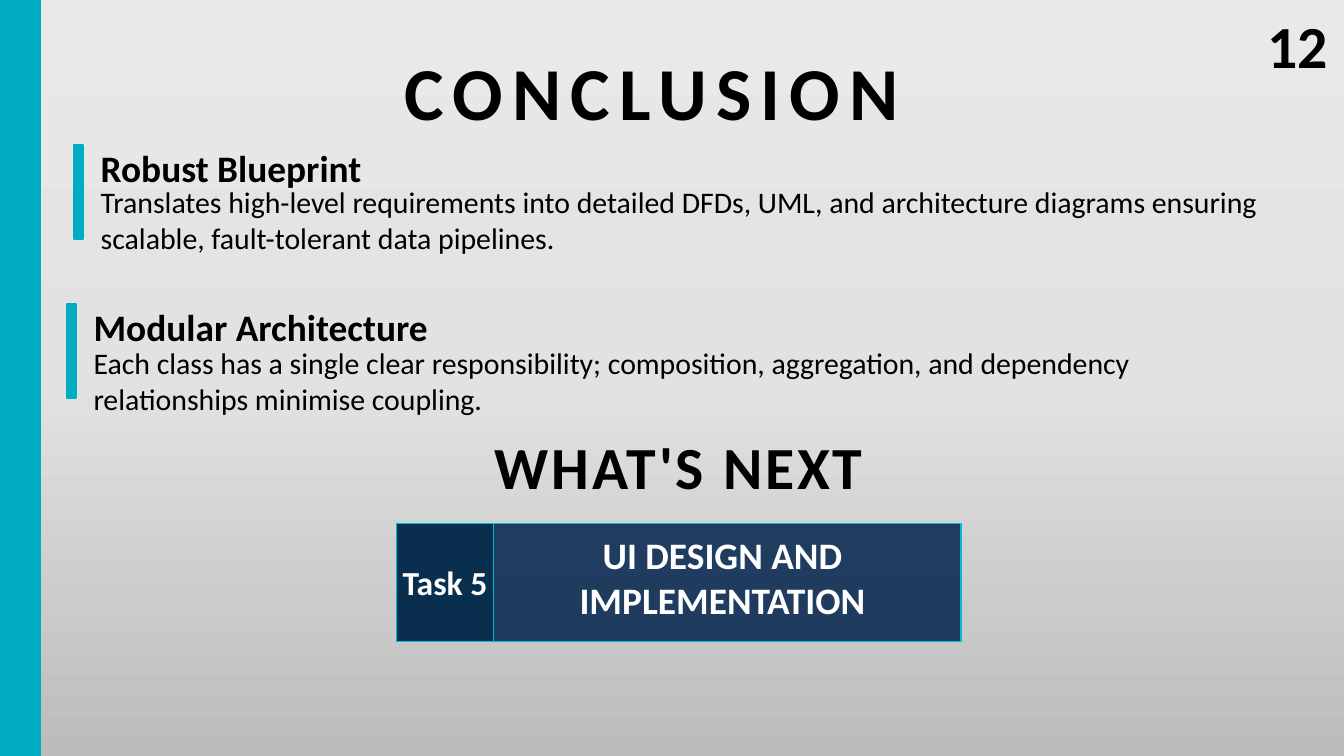
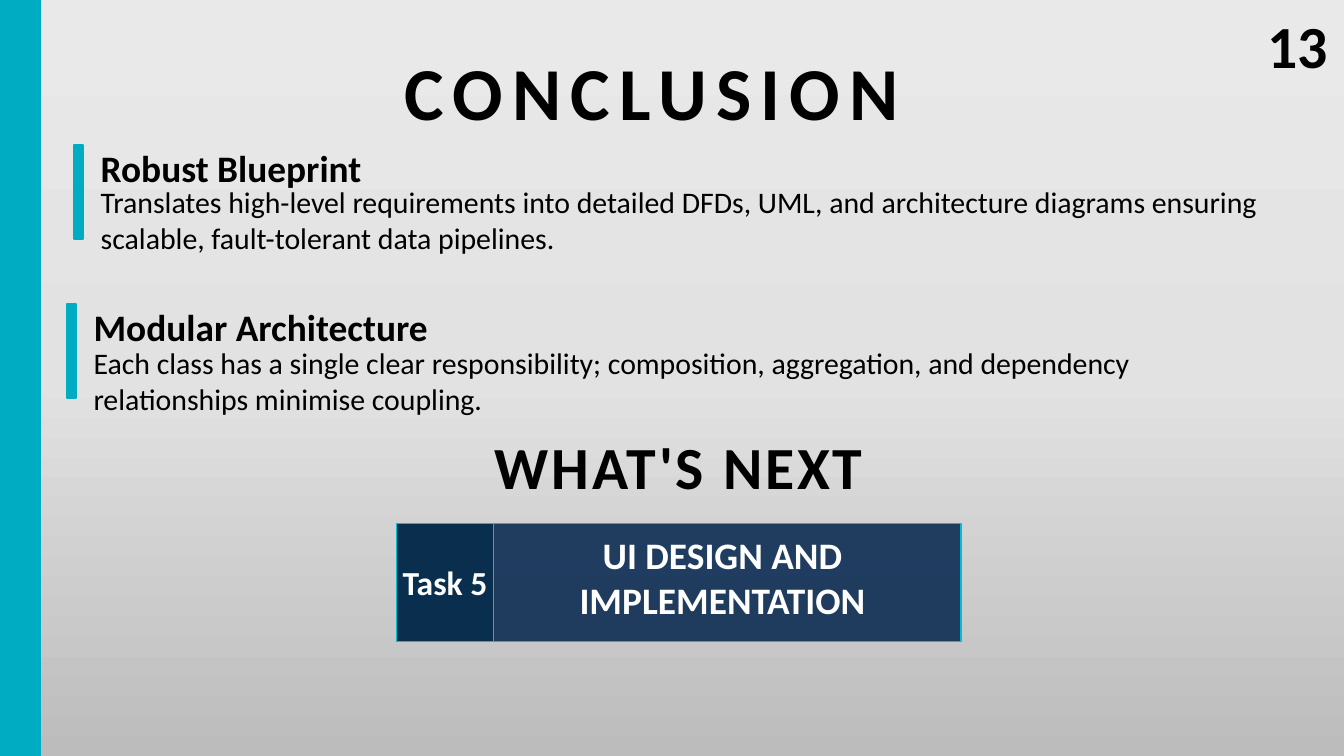
Before and after one commit to Sama-Mokom/CEF_440_Group_16, a slide deck: slide 14 of TASK 4/Group16 Task4.pptx (slide 13 before the commit). Drawn at 1344x756 pixels with LibreOffice and Linux fonts; fonts in the diff are those of the drawing. Boxes give left, top, right and bottom in pixels: in the first picture for what was removed or moved away, otherwise in the second. Text is boxed around its words. In the diff, an @@ line names an element or a change of style, - is before the commit and + after.

```diff
--- a/TASK 4/Group16 Task4.pptx
+++ b/TASK 4/Group16 Task4.pptx
@@ text at [1267,29,1327,69]: text changed @@
-12
+13
```
Also in this commit, not shown: 9 other slides changed, 1 slide added, 1 other file.
